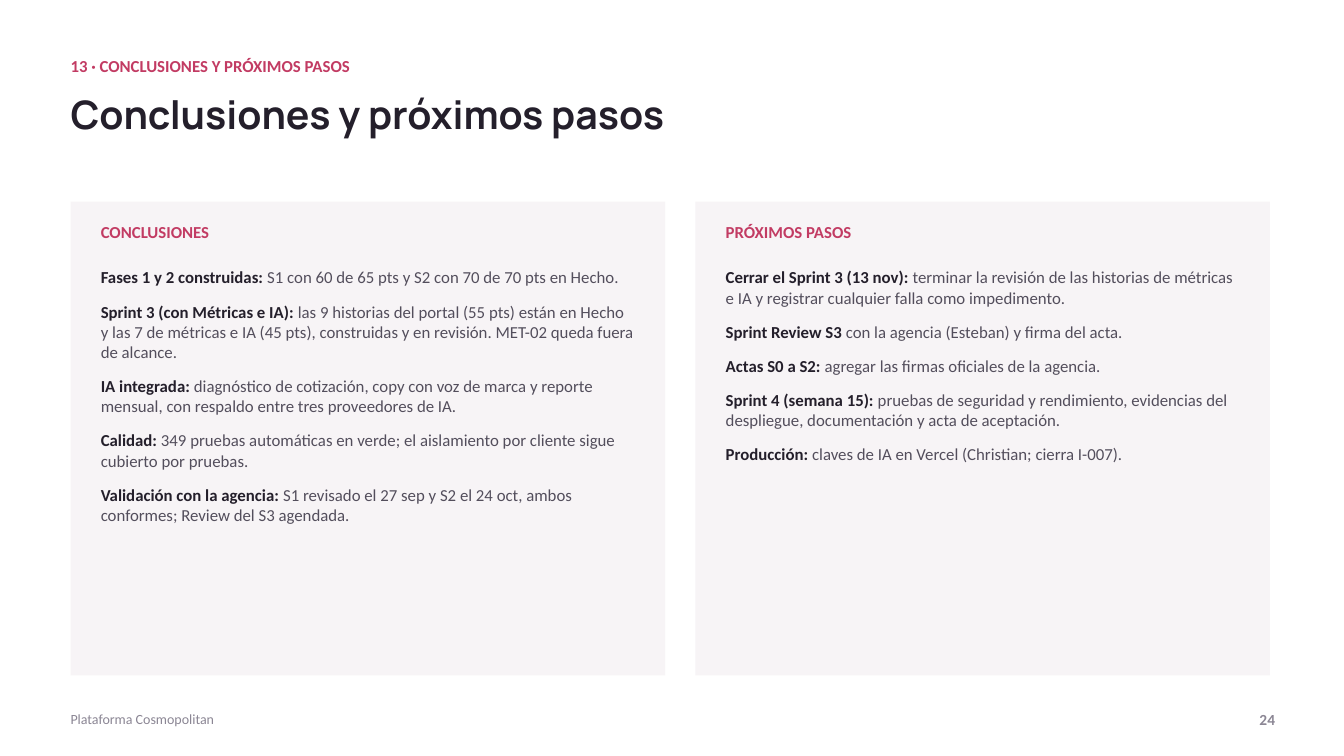
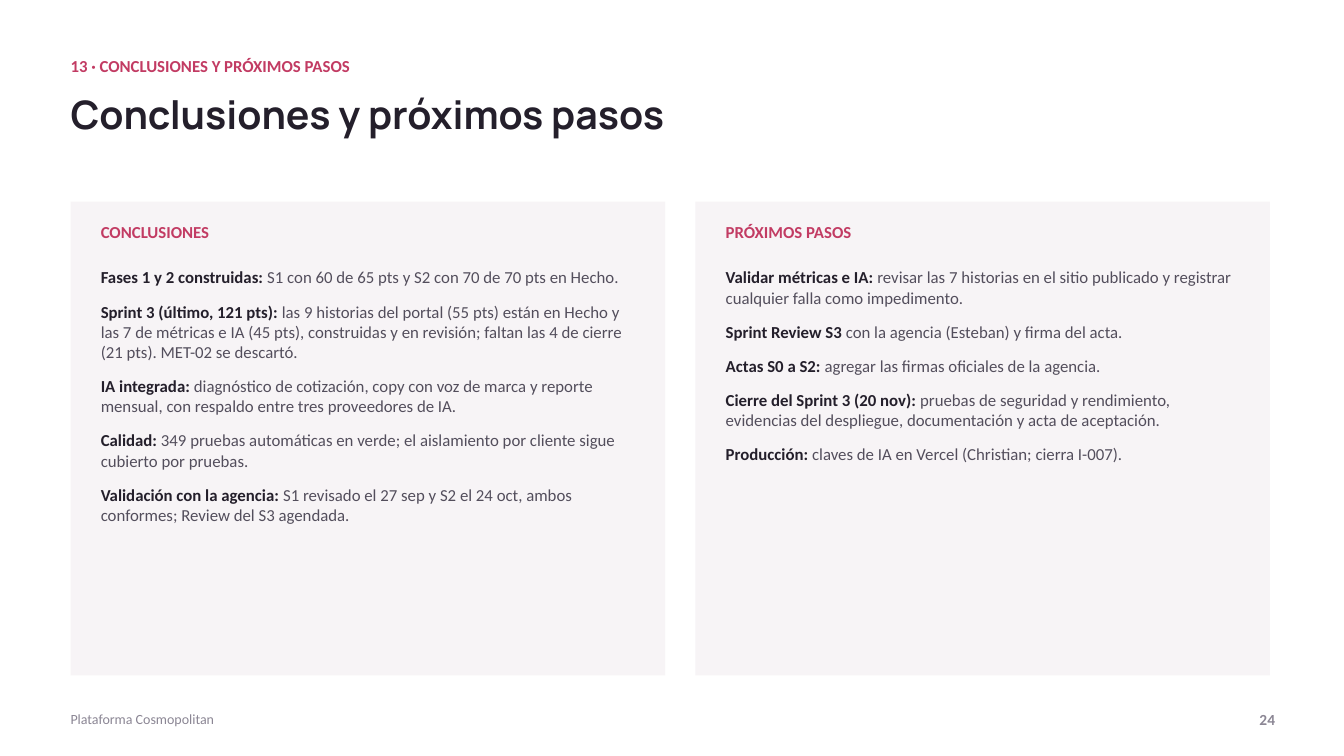
Before and after one commit to ChristianCuadra/capstone, a slide deck: slide 24 of Fase 2/Evidencias Proyecto/Presentación Proyecto.pptx. Drawn at 1344x756 pixels with LibreOffice and Linux fonts; fonts in the diff are those of the drawing. Boxes give left, top, right and bottom in pixels: in the first picture for what was removed or moved away, otherwise in the second. Text is boxed around its words. In the diff, an @@ line names an element or a change of style, - is before the commit and + after.

Commit message:
Proyecto en 4 sprints: el Sprint 3 es el último (26 oct al 20 nov, 121 pts) y absorbe métricas e IA y el cierre; PC-MET-02 descartada

```diff
--- a/Fase 2/Evidencias Proyecto/Presentación Proyecto.pptx
+++ b/Fase 2/Evidencias Proyecto/Presentación Proyecto.pptx
@@ text at (726,271,1231,307): text changed @@
-Cerrar el Sprint 3 (13 nov): terminar la revisión de las historias de métricas e IA y registrar cualquier falla como impedimento.
+Validar métricas e IA: revisar las 7 historias en el sitio publicado y registrar cualquier falla como impedimento.
@@ text at (101,305,622,361): text changed @@
-Sprint 3 (con Métricas e IA): las 9 historias del portal (55 pts) están en Hecho y las 7 de métricas e IA (45 pts), construidas y en revisión. MET-02 queda fuera de alcance.
+Sprint 3 (último, 121 pts): las 9 historias del portal (55 pts) están en Hecho y las 7 de métricas e IA (45 pts), construidas y en revisión; faltan las 4 de cierre (21 pts). MET-02 se descartó.
@@ text at (726,393,1170,429): text changed @@
-Sprint 4 (semana 15): pruebas de seguridad y rendimiento, evidencias del despliegue, documentación y acta de aceptación.
+Cierre del Sprint 3 (20 nov): pruebas de seguridad y rendimiento, evidencias del despliegue, documentación y acta de aceptación.
```
Also in this commit, not shown: 4 other slides changed, 10 other files.
